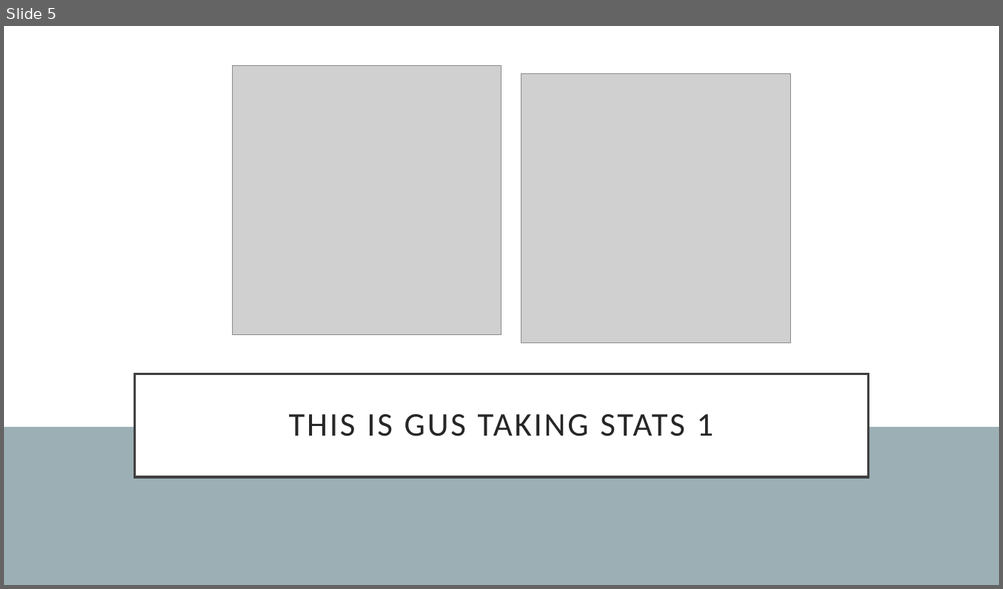
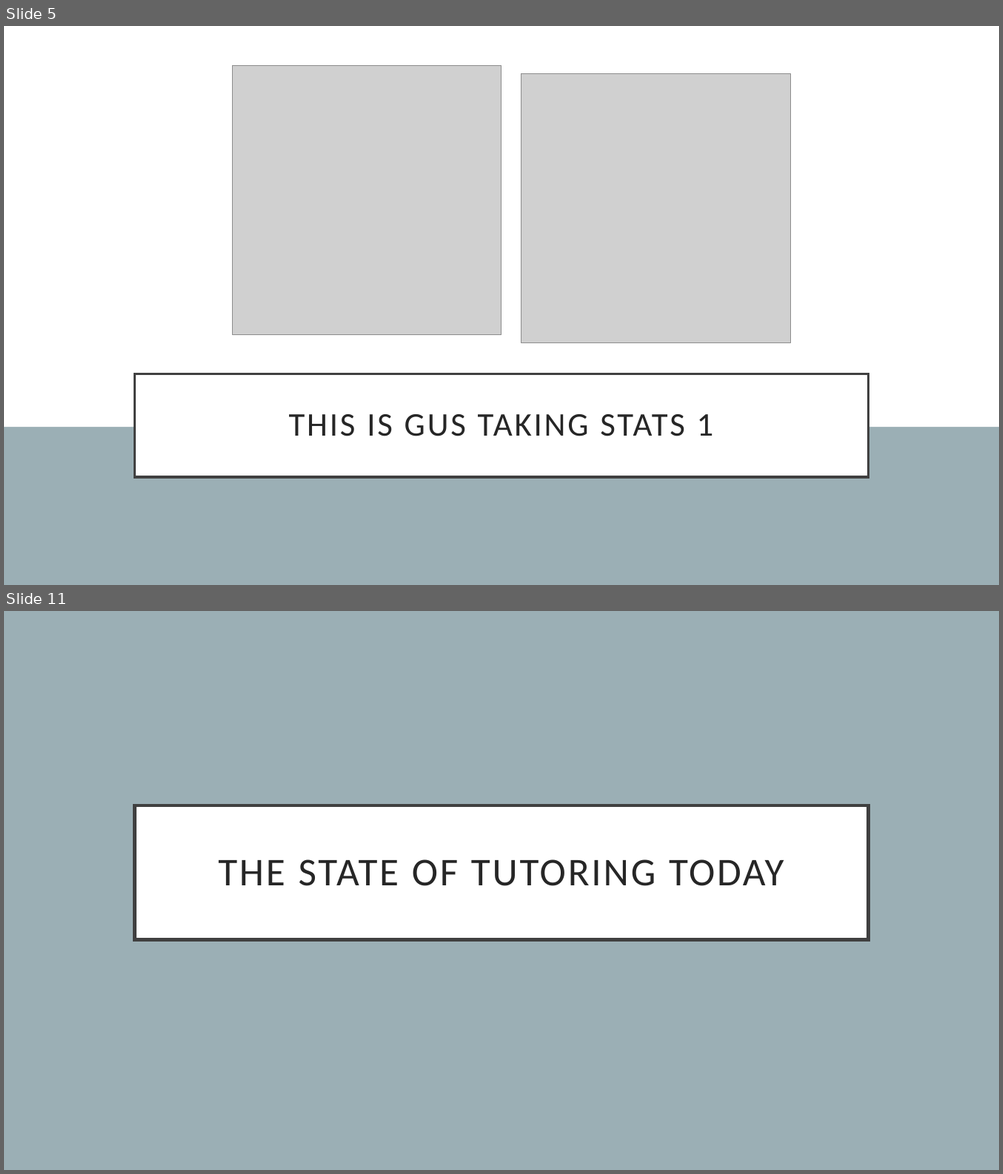
Before and after one commit to guslipkin/Fall2021, a slide deck: ECO 3930 ~ Contemporary Economics/Final Paper/FinalPaper.pptx. Shown one above the other, each under a label of ours: slide 5 before the commit, slides 5 and 11 after it; the slides between them are not shown. The pictures are 1003x589 and 1003x1174 pixels, drawn with LibreOffice and Linux fonts; fonts in the diff are those of the drawing; grey boxes stand for pictures. Boxes give left, top, right and bottom in pixels: in the first picture for what was removed or moved away, otherwise in the second. Text is boxed around its words. In the diff, an @@ line names an element or a change of style, - is before the commit and + after.

```diff
--- a/ECO 3930 ~ Contemporary Economics/Final Paper/FinalPaper.pptx
+++ b/ECO 3930 ~ Contemporary Economics/Final Paper/FinalPaper.pptx
@@ slide 11 added at [4, 611, 999, 1170], background #9BAFB5 @@
@@ title added at [134, 806, 868, 940], fill #FFFFFF, outline #404040 3 pt, 38 pt, text #262626 @@
+THE STATE OF TUTORING TODAY
```
Also in this commit, not shown: 3 slides changed, 31 other slides added, 1 other file.
